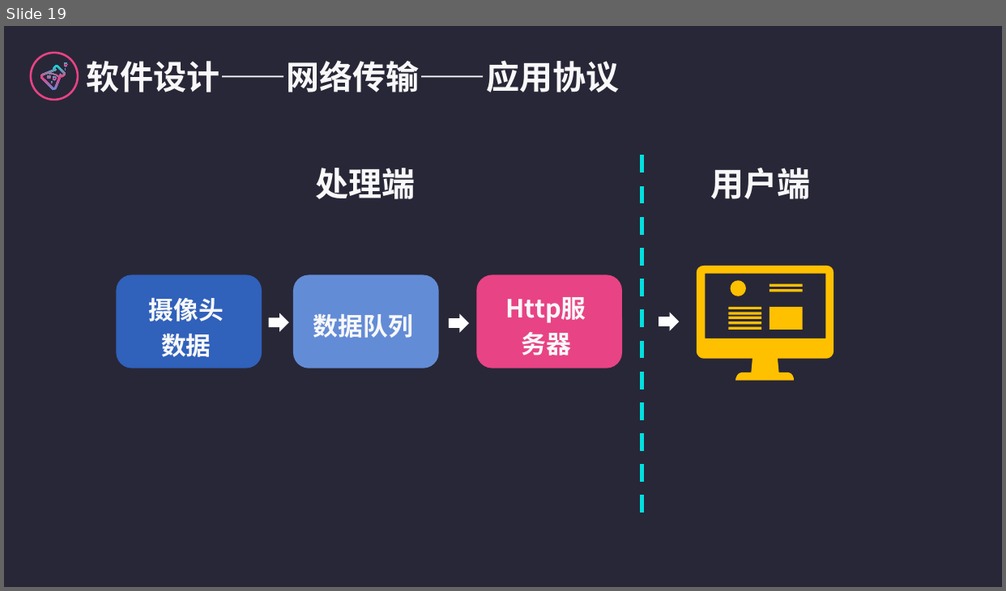
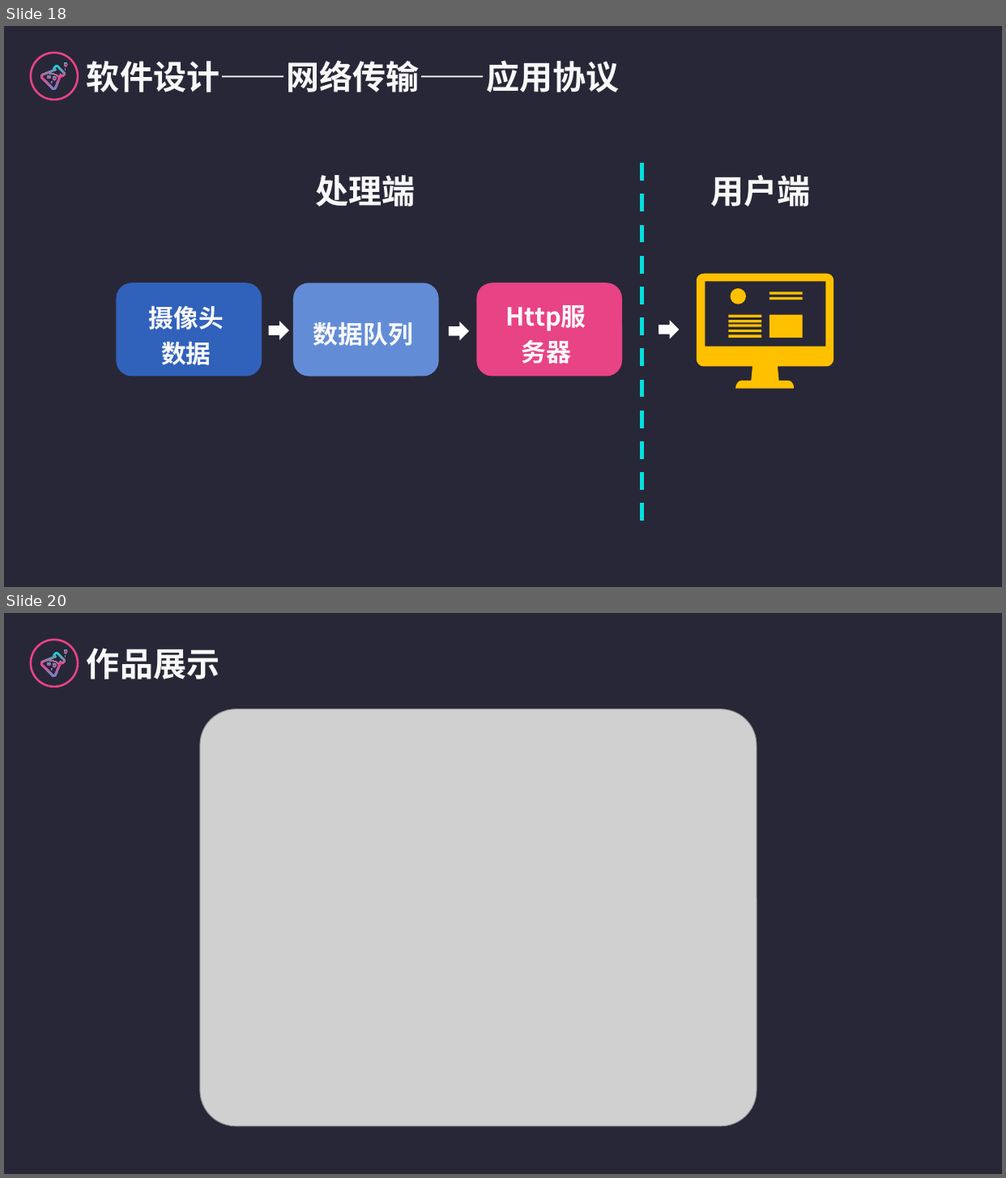
Before and after one commit to logic-basic/Graduation_Project, a slide deck: 答辩演示-党家翮.pptx. Shown one above the other, each under a label of ours: slide 19 before the commit, slides 18 and 20 after it; the slides between them are not shown. The pictures are 1006x591 and 1006x1178 pixels, drawn with LibreOffice and Linux fonts; fonts in the diff are those of the drawing; grey boxes stand for pictures. Boxes give left, top, right and bottom in pixels: in the first picture for what was removed or moved away, otherwise in the second. Text is boxed around its words. In the diff, an @@ line names an element or a change of style, - is before the commit and + after.

```diff
--- a/答辩演示-党家翮.pptx
+++ b/答辩演示-党家翮.pptx
@@ slide 20 added at bbox=[4, 613, 1002, 1174], background #282737; not listed: 7 template elements that a slide beside it also shows @@
@@ text added at bbox=[87, 648, 219, 679], 32 pt, text #F8F8F8, bold @@
+作品展示
@@ picture added at bbox=[200, 709, 757, 1127] @@
@@ what was slide 19 is now slide 18 @@
@@ slide 18 changed as well @@
@@ background #FFFFFF to #282737 @@
@@ rectangle removed at bbox=[4, 26, 1002, 587] @@
@@ 5 texts, 3 rounded rectangles, 3 right arrows, 1 freeform shape, 1 line: place and size @@
-5 texts, 3 rounded rectangles, 3 right arrows, 1 freeform shape, 1 line at bbox=[117, 155, 833, 523]
+5 texts, 3 rounded rectangles, 3 right arrows, 1 freeform shape, 1 line at bbox=[117, 163, 833, 531]
```
Also in this commit, not shown: 20 other slides changed, 3 slides removed.
